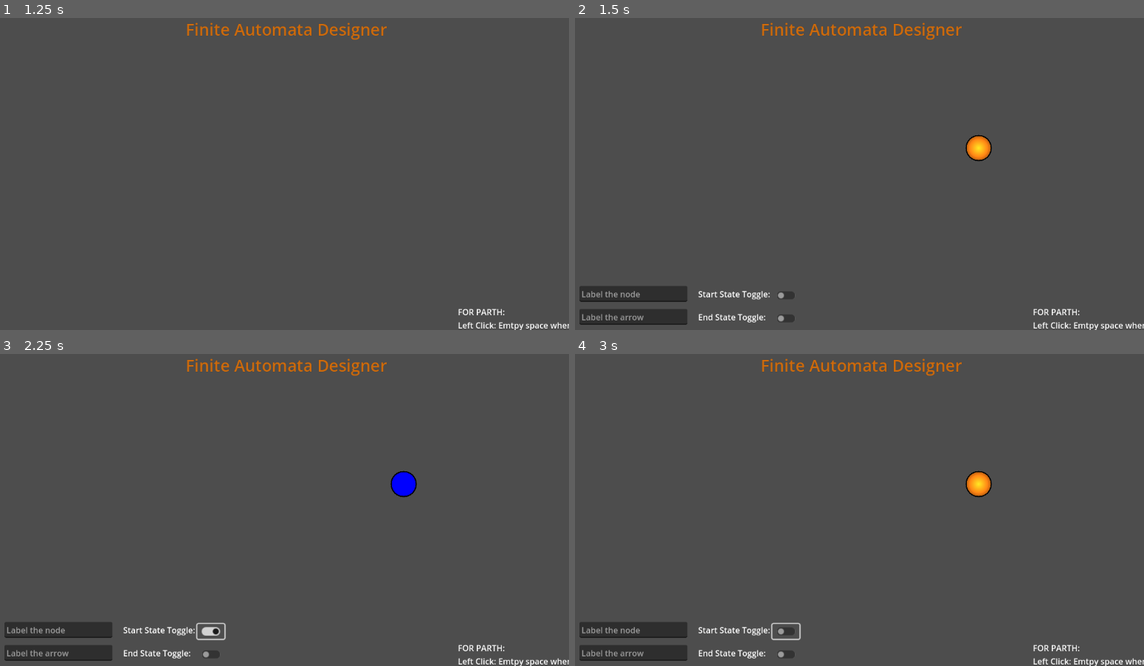
Above: before the commit, frames 1-4 (two rows, left to right).
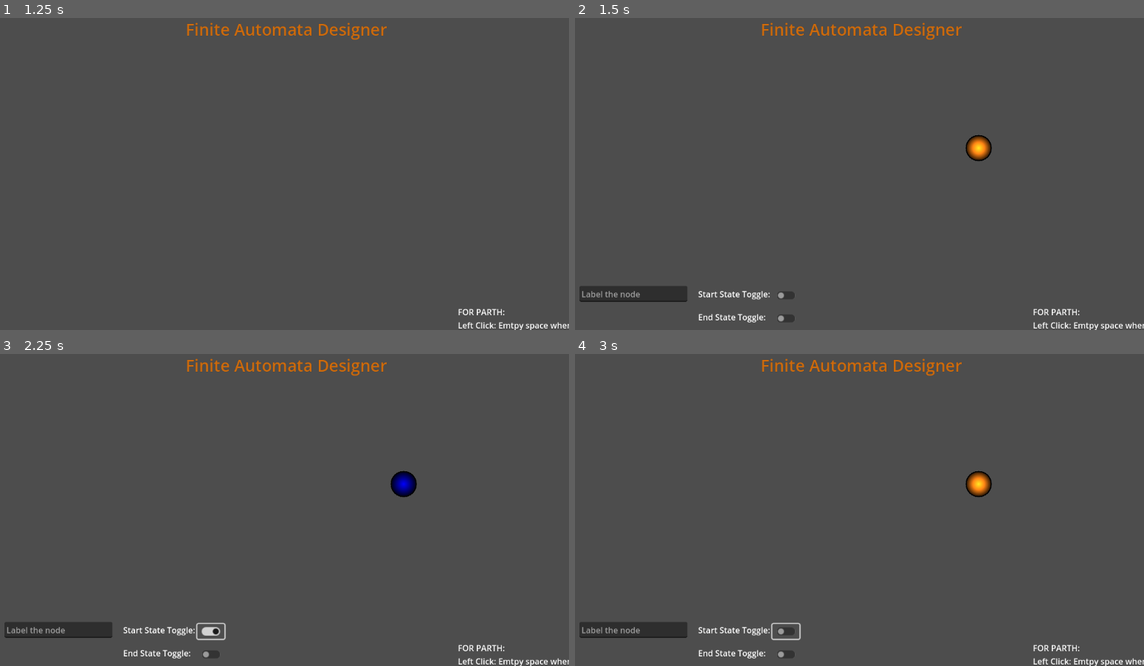
Above: after the commit, the same moments.

Repository: ParthP22/FiniteAutomataDesigner
Game: Godot game, scene res://main.tscn
Two runs of this game, one before a commit and one after it. Both use one fixed random seed, a clock stepped at 60 frames per second and the inputs below. The engine's default icon, where the game draws it, is replaced by a stand-in: a white triangle on a blue panel in a dark square.
Inputs (mouse positions are in pixels of both pictures, inside the frame that each line leads up to):
- Up to frame 1 (1.25 s): click (56, 292) at 0.52 s; type "12" at 0.6 s; click (56, 317) at 0.75 s; type "12" at 0.83 s
- Up to frame 2 (1.5 s): tap Enter at 1.25 s; move the mouse to (978, 149) at 1.27 s; press the mouse at (978, 149) at 1.28 s
- Up to frame 3 (2.25 s): release the mouse at (403, 485) at 2 s; click (210, 631) at 2 s
- Up to frame 4 (3 s): click (785, 631) at 2.75 s

Frame 1 is identical in both runs. In frame 2, 1.1% of the frame differs, in the area x 0-74%, y 37-99%; in frame 3, 1.1%; in frame 4, 1.1%.

Commit message:
Reworking clicks to detect arrows, arrow lights need fixing

Diff:
--- a/finite-automata-designer/Arrow.tscn
+++ b/finite-automata-designer/Arrow.tscn
@@ -1,6 +1,14 @@
-[gd_scene load_steps=2 format=3 uid="uid://cjni6lvjqg5dw"]
+[gd_scene load_steps=3 format=3 uid="uid://cjni6lvjqg5dw"]
 
 [ext_resource type="Script" path="res://arrow.gd" id="1_ayvgo"]
+[ext_resource type="Texture2D" uid="uid://bqowa8tmxi61u" path="res://light.png" id="2_lck2w"]
 
-[node name="Node2D" type="Node2D"]
+[node name="Arrow" type="StaticBody2D"]
+disable_mode = 1
 script = ExtResource("1_ayvgo")
+
+[node name="PointLight2D" type="PointLight2D" parent="."]
+color = Color(0, 0.520913, 0.62382, 1)
+energy = 0.0
+texture = ExtResource("2_lck2w")
+texture_scale = 0.1
--- a/finite-automata-designer/arrow.gd
+++ b/finite-automata-designer/arrow.gd
@@ -7,10 +7,15 @@
 var arrow_head = Polygon2D.new()
 var arrow_shaft = Line2D.new()
 
+
 var offset: float = 1
+var special_name: String = "state"
 var semi_circle_points = Curve2D.new()
 var line_curve = Line2D.new()
 var label = Label.new()
+var label_bg = Sprite2D.new()
+var arrow_hitbox: CollisionPolygon2D = CollisionPolygon2D.new()
+@onready var light: Light2D = $PointLight2D
 
 
 func _ready():
@@ -29,10 +34,15 @@
 	# Label modifications
 	line_curve.add_child(label)
 	label.text = "a"
-	label.add_theme_color_override("font_color", Color("black"))
+	label.add_theme_color_override("font_color", Color("blue"))
 	label.add_theme_font_size_override("font_size", 20)
+	# Add arrow hitbox child
+	add_child(arrow_hitbox)
 
 func _process(delta):
+	pass
+
+func _physics_process(delta):
 	if start_node and end_node and start_node == end_node:
 		update_arrow_to_self()
 	elif start_node and end_node and start_node != end_node:
@@ -47,40 +57,56 @@
 		end_node = node
 
 func update_arrow_to_another():
+# Calculate midpoint and set it as the arrow's position
 	var start_pos = start_node.global_position
 	var end_pos = end_node.global_position
-	var distance = start_pos.distance_to(end_pos)
+	var midpoint = (start_pos + end_pos) / 2
+	self.position = midpoint  # Move arrow to midpoint
+
+	# Compute local positions relative to `self.position`
+	var local_start = start_pos - self.position
+	var local_end = end_pos - self.position
+	var distance = local_start.distance_to(local_end)
+
 	# Offset start and end positions to prevent overlap with circles
 	var t1 = node_rad / distance
 	var t2 = node_rad / distance
-	var x1 = (1 - t1) * start_pos.x + t1 * end_pos.x
-	var y1 = (1 - t1) * start_pos.y + t1 * end_pos.y
-	var x2 = (1 - t2) * end_pos.x + t2 * start_pos.x
-	var y2 = (1 - t2) * end_pos.y + t2 * start_pos.y
-	# Non overlapping stand and end points
-	var adjusted_start = Vector2(x1, y1)
-	var adjusted_end = Vector2(x2, y2)
+	var adjusted_start = (1 - t1) * local_start + t1 * local_end
+	var adjusted_end = (1 - t2) * local_end + t2 * local_start
+
 	# Compute direction and perpendicular direction
 	var direction = (adjusted_end - adjusted_start).normalized()
 	var perp_direction = Vector2(-direction.y, direction.x) * offset
+
 	# Apply perpendicular offset to shift the entire arrow
 	adjusted_start += perp_direction
 	adjusted_end += perp_direction
+
 	# Find a point slightly before the end for the arrowhead
 	var t3 = 10 / adjusted_start.distance_to(adjusted_end)
-	var x3 = (1 - t3) * adjusted_end.x + t3 * adjusted_start.x
-	var y3 = (1 - t3) * adjusted_end.y + t3 * adjusted_start.y
-	var arrow_tip = Vector2(x3, y3)
+	var arrow_tip = (1 - t3) * adjusted_end + t3 * adjusted_start
+
 	# Find perpendicular points for arrowhead
 	var perp_start = arrow_tip - perp_direction.normalized() * 7
 	var perp_end = arrow_tip + perp_direction.normalized() * 7
-	# Update shaft (main line)
+
+	# Update shaft (main line) - Now relative to `self.position`
 	arrow_shaft.points = [adjusted_start, arrow_tip]
-	# Update arrowhead
+
+	# Update arrowhead - Now relative to `self.position`
 	arrow_head.polygon = PackedVector2Array([perp_start, adjusted_end, perp_end])
+
 	# Position label at the midpoint of the arrow, slightly above
-	var midpoint = (adjusted_start + adjusted_end) / 2
-	label.position = midpoint + perp_direction.normalized() * 15  # Move label slightly above
+	label.position = perp_direction.normalized() * 15  # Offset slightly above
+
+	# Reshape arrow shaft collision box
+	var hitbox_width = 5
+	var p1 = adjusted_start + perp_direction.normalized() * hitbox_width
+	var p2 = adjusted_start - perp_direction.normalized() * hitbox_width
+	var p3 = adjusted_end - perp_direction.normalized() * hitbox_width
+	var p4 = adjusted_end + perp_direction.normalized() * hitbox_width
+	arrow_hitbox.polygon = PackedVector2Array([p1, p2, p3, p4])
+
 
 func update_arrow_to_self():
 	var node_center = start_node.global_position
@@ -99,3 +125,9 @@
 		Vector2(node_center.x + node_rad/2 + 5, node_center.y - node_rad + 10),
 		Vector2(node_center.x + node_rad/2 + 10 + 5, node_center.y - node_rad)
 	])
+
+func toggle_light():
+	if light.energy <= 0:
+		light.energy = 1
+	else:
+		light.energy = 0
--- a/finite-automata-designer/fa_node.gd
+++ b/finite-automata-designer/fa_node.gd
@@ -5,8 +5,9 @@
 var _label: Label = null
 var _going_to: Dictionary = {}
 var _incoming: Dictionary = {}
+@onready var _light: PointLight2D = $PointLight2D
 
-@onready var _light: PointLight2D = $PointLight2D
+var special_name: String = "state"
 
 # Called when the node enters the scene tree for the first time.
 func _ready():
@@ -74,8 +75,11 @@
 func _add_to_incoming(node: Object, arrow: Object):
 	_incoming[node] = arrow
 
-func _check_double_arrow(incoming_node: Object, going_to_node: Object) -> bool:
-	return true
+func get_out_arrows():
+	return _going_to
+
+func get_in_arrows():
+	return _incoming
 
 func get_start_state():
 	return _is_start_state
@@ -92,20 +96,13 @@
 	update_light_color()
 
 func update_light_color():
-	print("start state: ", _is_start_state)
-	print("end state: ", _is_end_state)
 	if _is_start_state and _is_end_state:
-		print('reached purple both true???')
 		_light.color = Color("Purple")
 		return
-
 	if _is_start_state:
-		print("reached start state, currently blue")
 		_light.color = Color("Blue")
 		return
-
 	if _is_end_state:
-		print('reached green end state color selection')
 		_light.color = Color("Green")
 		return
 	_light.color = Color(0.883, 0.458, 0.072)  # Default orange
--- a/finite-automata-designer/fa_node_2.tscn
+++ b/finite-automata-designer/fa_node_2.tscn
@@ -31,6 +31,7 @@
 radius = 26.1725
 
 [node name="FA_Node_2" type="RigidBody2D"]
+mass = 1e+06
 gravity_scale = 0.0
 script = ExtResource("1_quw3j")
 
@@ -40,7 +41,7 @@
 energy = 0.0
 blend_mode = 2
 texture = ExtResource("4_gcrma")
-texture_scale = 0.2
+texture_scale = 0.13
 
 [node name="Sprite2D" type="Sprite2D" parent="."]
 scale = Vector2(0.1, 0.1)
--- a/finite-automata-designer/filler.tscn
+++ b/finite-automata-designer/filler.tscn
@@ -5,3 +5,4 @@
 [node name="Sprite2D" type="Sprite2D"]
 scale = Vector2(0.2, 0.2)
 texture = ExtResource("1_vrfn4")
+centered = false
--- a/finite-automata-designer/main.gd
+++ b/finite-automata-designer/main.gd
@@ -2,6 +2,7 @@
 var _preloaded_fa_node = preload("res://fa_node_2.tscn")
 var _preloaded_arrow = preload("res://Arrow.tscn")
 var _selected_node: RigidBody2D = null
+var _selected_arrow: Node2D = null
 var _all_nodes: Array = []
 var _is_dragging = false
 var _drag_offset = Vector2.ZERO  # Offset from node center when dragging
@@ -23,9 +24,9 @@
 # Called anytime an 'event' occurs i.e. mouse move, clicks
 func _input(event):
 	# Setting state and arrow fields to be visible
-	if _selected_node:
+	if _selected_node and !_selected_arrow:
 		_state_text_field.visible = true
-		_arrow_text_field.visible = true
+		_arrow_text_field.visible = false
 
 		#set the state of the check buttons before showing them
 		_is_start_state.get_child(0).button_pressed  = _selected_node.get_start_state()
@@ -34,12 +35,16 @@
 		_is_end_state.visible = true
 	else:
 		_state_text_field.visible = false
-		_arrow_text_field.visible = false
 		_is_start_state.visible = false
 		_is_end_state.visible = false
 
+	if _selected_arrow and !_selected_node:
+		_arrow_text_field.visible = true
+	else:
+		_arrow_text_field.visible = false
+
 	if event.is_action_pressed("left_click") and !event.double_click:
-		draw_node()
+		draw()
 	elif event.is_action_pressed("shift_right_click"):
 		connect_nodes()
 	if event.is_action_pressed("right_click"):
@@ -76,33 +81,74 @@
 	if _selected_node:
 		_selected_node.toggle_light()
 
-func draw_node():
+func toggle_arrow_brightness():
+	if _selected_arrow:
+		_selected_arrow.toggle_light()
+
+func draw():
 	var node = return_ray_point_result()
-	# If you click the anything else with a collision don't draw the circle
-	if node is RigidBody2D and (node.get_child(0) is LineEdit or node.get_child(0) is CheckButton):
-		print("clicked on an object that isn't state")
+	var mouse_pos = get_global_mouse_position()
+	# Rewriting click checks
+	if !node and !_selected_node:
+		# If nothing is hit, draw the circle there
+		toggle_brightness()
+		toggle_arrow_brightness()
+		_selected_node = null
+		_selected_arrow = null
+		draw_state(mouse_pos)
 		return
-	# If you click a state select it
-	elif node is RigidBody2D and node.get_child(0) is PointLight2D:
+	if !node and _selected_node:
 		toggle_brightness()
-		_selected_node = node
+		toggle_arrow_brightness()
+		_selected_node = null
+		_selected_arrow = null
+	elif node is RigidBody2D:
+		_selected_arrow = null
 		toggle_brightness()
-		print("selection changed: ", _selected_node.name)
-		return
-	# If you already have a node selected, deselect it
-	if _selected_node != null:
-		print("deselected: ", _selected_node.name)
+		if _all_nodes.find(node) > -1:
+			_selected_node = node
+			toggle_brightness()
+			return
+	elif node is StaticBody2D:
+		print("selected arrow")
 		toggle_brightness()
 		_selected_node = null
-		return
-	# If no existing node was found and nothing was selected, create a new FA_Node
-	else:
-		var temp = _preloaded_fa_node.instantiate()
-		temp.position = get_global_mouse_position()
-		_selected_node = temp
-		add_child(temp)
-		_all_nodes.append(_selected_node)
-		toggle_brightness()
+		_selected_arrow = node
+		toggle_arrow_brightness()
+	# If you click the anything else with a collision don't draw the circle
+	#if node is RigidBody2D and (node.get_child(0) is LineEdit or node.get_child(0) is CheckButton):
+		#print("clicked on an object that isn't state")
+		#return
+	## If you click a state select it
+	#elif node is RigidBody2D and node.get_child(0) is PointLight2D:
+		#toggle_brightness()
+		#_selected_node = node
+		#toggle_brightness()
+		#print("selection changed: ", _selected_node.name)
+		#return
+	## If you already have a node selected, deselect it
+	#if _selected_node != null:
+		#print("deselected: ", _selected_node.name)
+		#toggle_brightness()
+		#_selected_node = null
+		#return
+	## If no existing node was found and nothing was selected, create a new FA_Node
+	#else:
+		#var temp = _preloaded_fa_node.instantiate()
+		#temp.position = get_global_mouse_position()
+		#_selected_node = temp
+		#add_child(temp)
+		#_all_nodes.append(_selected_node)
+		#toggle_brightness()
+
+
+func draw_state(mouse_pos: Vector2):
+	var state = _preloaded_fa_node.instantiate()
+	state.position = mouse_pos
+	_selected_node = state
+	add_child(state)
+	_all_nodes.append(state)
+	toggle_brightness()
 
 # Draw a line between two states
 func connect_nodes():
@@ -127,17 +173,22 @@
 			return
 
 
-func _on_line_edit_text_submitted(new_text):
+func _on_state_edit_text_submitted(new_text):
 	if _selected_node:
 		_selected_node.set_text(new_text)
 		_state_text_field.text = ""
 
+func _on_arrow_edit_text_submitted(new_text):
+	if _selected_node:
+		var out_arrows = _selected_node.get_outgoing()
+
+		_selected_node.set_text(new_text)
+		_arrow_text_field.text = ""
 
 func _on_start_state_button_toggled(toggled_on):
 	if _selected_node:
 		_selected_node.set_start_state(toggled_on)
 
-
 func _on_end_state_button_toggled(toggled_on):
 	if _selected_node:
 		_selected_node.set_end_state(toggled_on)
--- a/finite-automata-designer/main.tscn
+++ b/finite-automata-designer/main.tscn
@@ -149,6 +149,7 @@
 offset_bottom = 12.0
 text = "End State Toggle:"
 
-[connection signal="text_submitted" from="StateTextField/LineEdit" to="." method="_on_line_edit_text_submitted"]
+[connection signal="text_submitted" from="StateTextField/LineEdit" to="." method="_on_state_edit_text_submitted"]
+[connection signal="text_submitted" from="ArrowTextField/LineEdit" to="." method="_on_arrow_edit_text_submitted"]
 [connection signal="toggled" from="StartStateToggle/StartStateButton" to="." method="_on_start_state_button_toggled"]
 [connection signal="toggled" from="EndStateToggle/EndStateButton" to="." method="_on_end_state_button_toggled"]
Not shown, added: finite-automata-designer/Arr8CD3.tmp
Not shown, added: finite-automata-designer/ArrAF51.tmp
